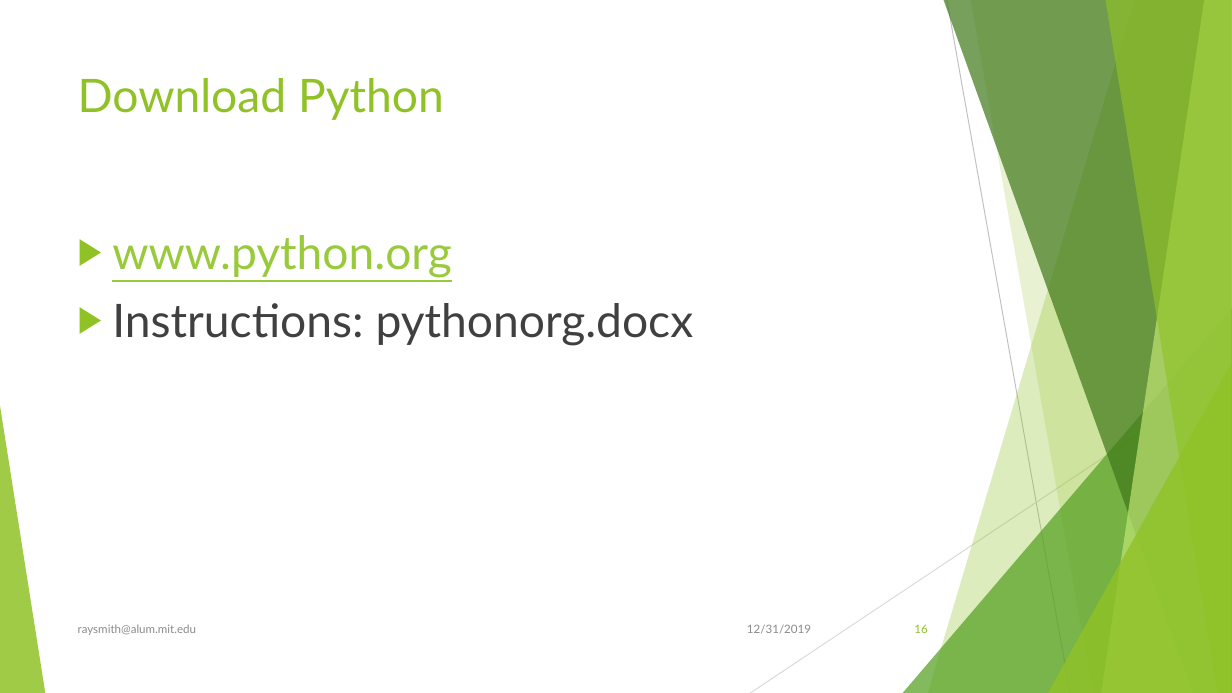
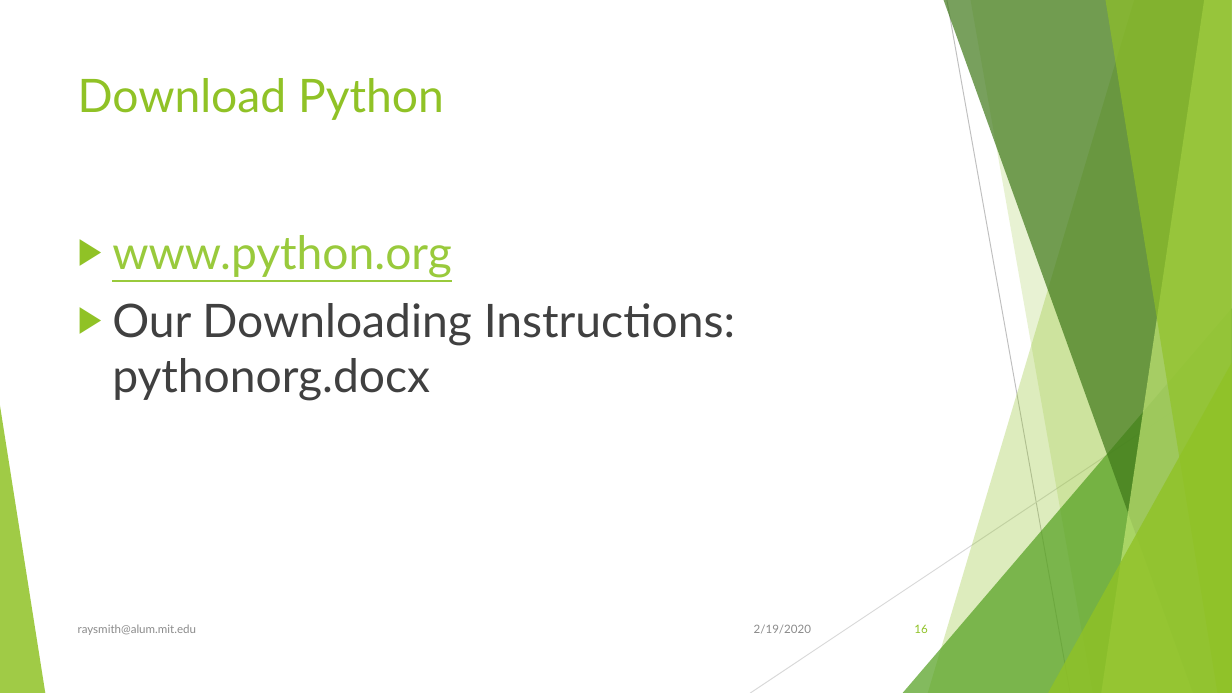
Before and after one commit to raysmith619/Introduction-To-Programming, a slide deck: slide 16 of Docs/Introduction to Proramming Using Python.pptx. Drawn at 1232x693 pixels with LibreOffice and Linux fonts; fonts in the diff are those of the drawing. Boxes give left, top, right and bottom in pixels: in the first picture for what was removed or moved away, otherwise in the second. Text is boxed around its words. In the diff, an @@ line names an element or a change of style, - is before the commit and + after.

```diff
--- a/Docs/Introduction to Proramming Using Python.pptx
+++ b/Docs/Introduction to Proramming Using Python.pptx
@@ text at (112,303,735,401): text changed @@
-▶ Instructions: pythonorg.docx
+▶ Our Downloading Instructions: pythonorg.docx
@@ text at (754,624,811,634): text changed @@
-12/31/2019
+2/19/2020
```
Also in this commit, not shown: 79 other slides changed, 19 slides added, 2 other files.
